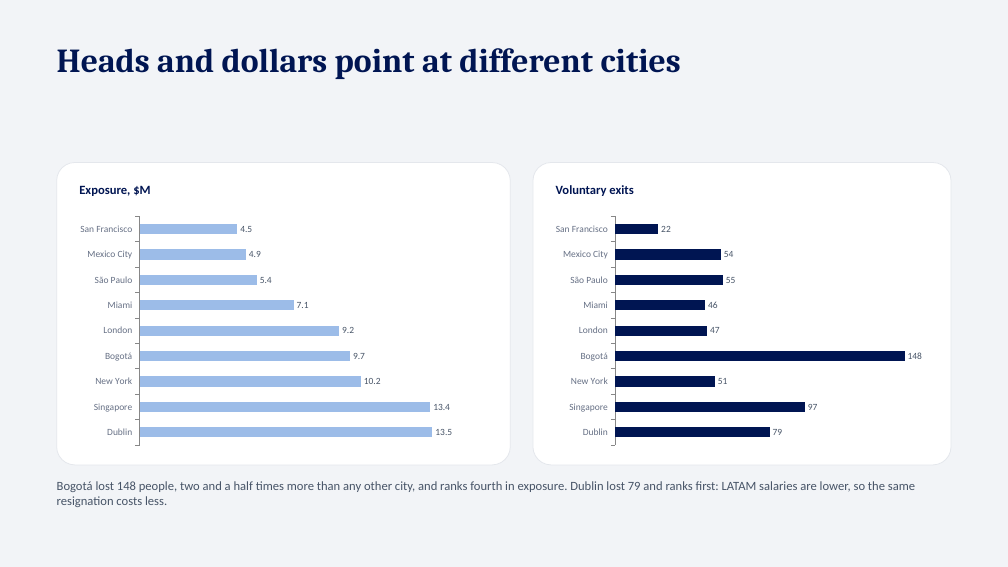
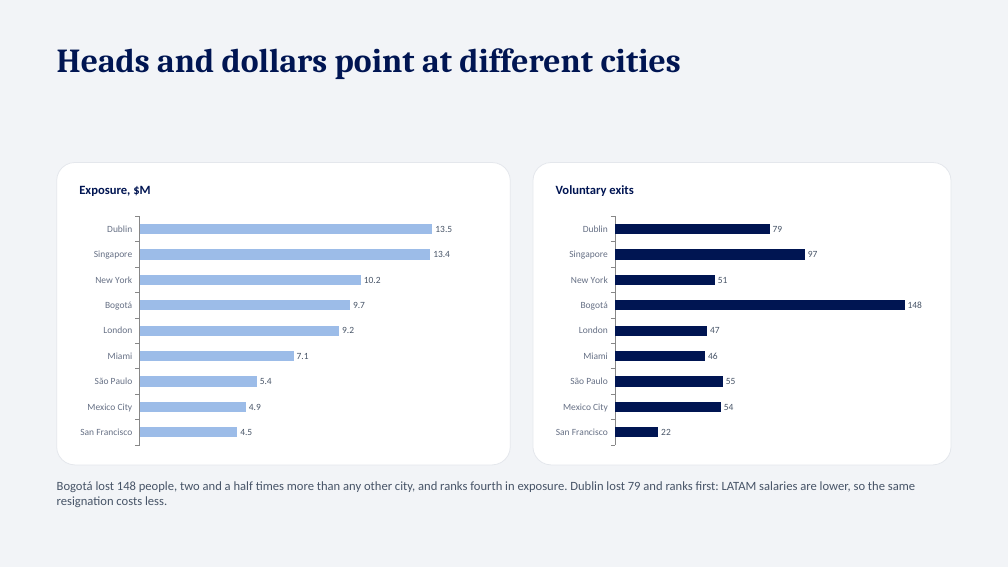
Before and after one commit to Alejandro-Tarazona/01_PeopleAnalytics, a slide deck: slide 5 of MPG_PeopleAnalytics_Executive.pptx. Drawn at 1008x567 pixels with LibreOffice and Linux fonts; fonts in the diff are those of the drawing. Boxes give left, top, right and bottom in pixels: in the first picture for what was removed or moved away, otherwise in the second. Text is boxed around its words. In the diff, an @@ line names an element or a change of style, - is before the commit and + after.

```diff
--- a/MPG_PeopleAnalytics_Executive.pptx
+++ b/MPG_PeopleAnalytics_Executive.pptx
@@ bar chart at (x1=72, y1=212, x2=495, y2=450) @@
-categories: Dublin, Singapore, New York, Bogotá, London, Miami, São Paulo, Mexico City, San Francisco
+categories: San Francisco, Mexico City, São Paulo, Miami, London, Bogotá, New York, Singapore, Dublin
-Series 1: 13.5, 13.4, 10.2, 9.7, 9.2, 7.1, 5.4, 4.9, 4.5
+Series 1: 4.5, 4.9, 5.4, 7.1, 9.2, 9.7, 10.2, 13.4, 13.5
@@ data labels of Series 1 changed @@
@@ value axis changed @@
@@ bar chart at (x1=548, y1=212, x2=936, y2=450) @@
-categories: Dublin, Singapore, New York, Bogotá, London, Miami, São Paulo, Mexico City, San Francisco
+categories: San Francisco, Mexico City, São Paulo, Miami, London, Bogotá, New York, Singapore, Dublin
-Series 1: 79, 97, 51, 148, 47, 46, 55, 54, 22
+Series 1: 22, 54, 55, 46, 47, 148, 51, 97, 79
@@ data labels of Series 1 changed @@
@@ value axis changed @@
```
Also in this commit, not shown: 8 other slides changed, 2 other files.
